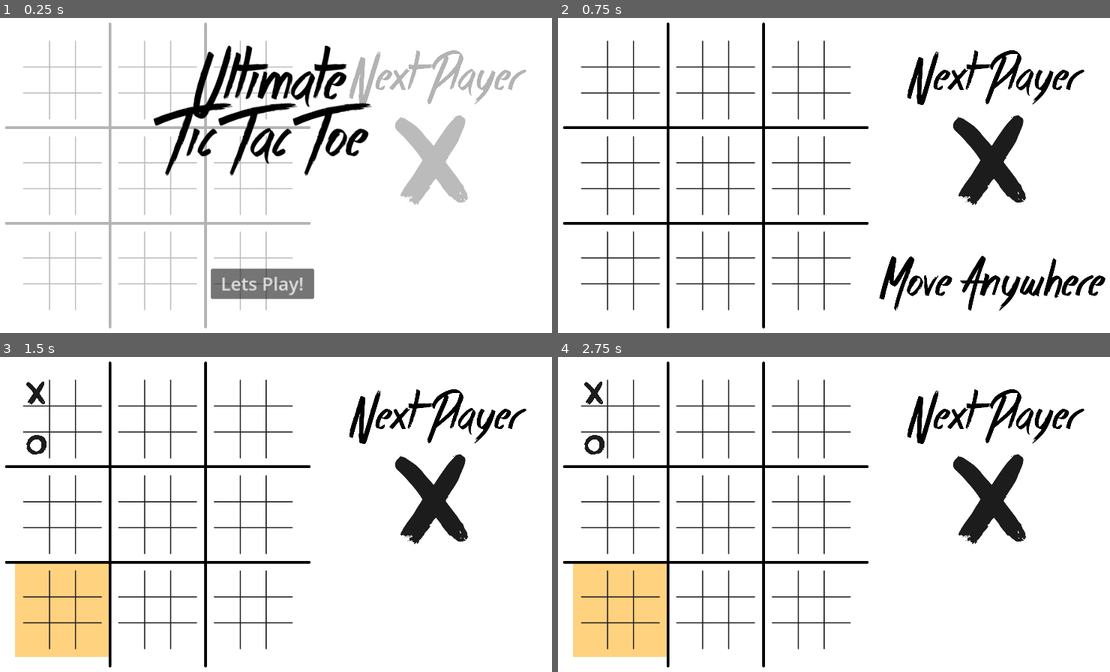
Above: before the commit, frames 1-4 (two rows, left to right).
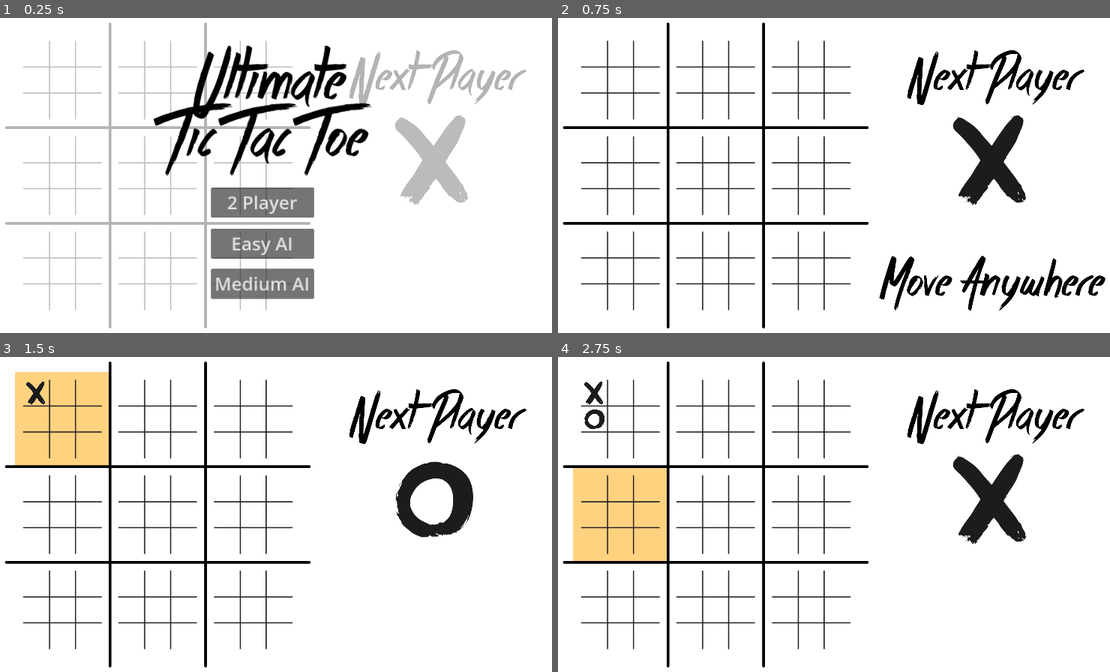
Above: after the commit, the same moments.

Repository: MadAvidCoder/Ultimate-Tic-Tac-Toe
Game: Godot game, scene res://main.tscn
Same seed, same stepped clock (60 frames per second), same inputs: the game is played once before the commit and once after it.
Inputs (mouse positions are in pixels of both pictures, inside the frame that each line leads up to):
- Up to frame 1 (0.25 s): no input
- Up to frame 2 (0.75 s): click "Lets Play!" (after the commit: "2 Player") at 0.5 s
- Up to frame 3 (1.5 s): tap Enter at 1.25 s; move the mouse to (38, 391) at 1.27 s; press the mouse at (38, 391) at 1.28 s
- Up to frame 4 (2.75 s): tap Space at 2 s; move the mouse to (596, 420) at 2.02 s; release the mouse at (596, 420) at 2.03 s; click (596, 420) at 2.1 s

The runs differ from the first frame. In frame 1, 4.0% of the frame differs, in the area x 38-57%, y 53-89%; in frame 2, nothing differs; in frame 3, 12%, in the area x 2-86%, y 4-96%; in frame 4, 10%.

Commit message:
Add two difficulties of AI
Added a medium AI opponent, and updated the start screen.

Diff:
--- a/project/main.gd
+++ b/project/main.gd
@@ -22,6 +22,7 @@
 var win_overlay
 var win_mark
 var begin
+var difficulty
 
 func _ready() -> void:
 	child_areas = []
@@ -84,7 +85,8 @@
 			big_marks.append(get_node("BigMarks/"+i+j))
 			big_sprites.append(get_node("BigMarks/"+i+j+"/Sprite"))
 
-	ai = true
+	ai = false
+	difficulty = 2
 
 func reset() -> void:
 	next.frame = 0
@@ -112,6 +114,8 @@
 	won = []
 
 	shown = false
+
+	ai = false
 
 func _child_clicked(path):
 	path = str(path).split("/")[4].split("-")
@@ -139,6 +143,21 @@
 	return false
 
 func _on_play_pressed() -> void:
+	ai = false
+	begin.hide()
+	anywhere.show()
+	state = 1
+
+func _on_ai_1_pressed() -> void:
+	ai = true
+	difficulty = 1
+	begin.hide()
+	anywhere.show()
+	state = 1
+
+func _on_ai_2_pressed() -> void:
+	ai = true
+	difficulty = 2
 	begin.hide()
 	anywhere.show()
 	state = 1
@@ -209,38 +228,90 @@
 							indicator.show()
 				click_buffer = 0
 		else:
-			var chosen
-			var big = cur_big_square
-			if cur_big_square == -1:
-				big = allowed_big().pick_random()
-			chosen = allowed_small(big).pick_random()
-			child_sprites[big][chosen].frame = next.frame
-			child_sprites[big][chosen].show()
-			if check_won(big, next.frame):
-				won.append(big)
-				big_sprites[big].frame = next.frame
-				big_marks[big].show()
-				if check_won(-1, next.frame):
-					state = 2
-					winner = next.frame
-			elif check_full(big):
-				won.append(big)
-				big_sprites[big].visible = false
-				big_marks[big].show()
-				if len(won) == 9:
-					state = 2
-					winner = 2
-			if winner == -1:
-				next.frame = not next.frame
-				cur_big_square = chosen
-				if cur_big_square in won:
-					cur_big_square = -1
-					anywhere.show()
-					indicator.hide()
-				else:
-					anywhere.hide()
-					indicator.position = indicator_positions[cur_big_square]
-					indicator.show()
+			## Random Move
+			if difficulty == 1:
+				var chosen
+				var big = cur_big_square
+				if cur_big_square == -1:
+					big = allowed_big().pick_random()
+				chosen = allowed_small(big).pick_random()
+				child_sprites[big][chosen].frame = next.frame
+				child_sprites[big][chosen].show()
+				if check_won(big, next.frame):
+					won.append(big)
+					big_sprites[big].frame = next.frame
+					big_marks[big].show()
+					if check_won(-1, next.frame):
+						state = 2
+						winner = next.frame
+				elif check_full(big):
+					won.append(big)
+					big_sprites[big].visible = false
+					big_marks[big].show()
+					if len(won) == 9:
+						state = 2
+						winner = 2
+				if winner == -1:
+					next.frame = not next.frame
+					cur_big_square = chosen
+					if cur_big_square in won:
+						cur_big_square = -1
+						anywhere.show()
+						indicator.hide()
+					else:
+						anywhere.hide()
+						indicator.position = indicator_positions[cur_big_square]
+						indicator.show()
+			elif difficulty == 2:
+				var chosen
+				var big = cur_big_square
+				if cur_big_square == -1:
+					big = allowed_big().pick_random()
+				for choice in allowed_small(big):
+					child_sprites[big][choice].frame = next.frame
+					child_sprites[big][choice].show()
+					if check_won(big, next.frame):
+						chosen = choice
+						break
+					child_sprites[big][choice].hide()
+				if not chosen:
+					for choice in allowed_small(big):
+						child_sprites[big][choice].frame = not next.frame
+						child_sprites[big][choice].show()
+						if check_won(big, not next.frame):
+							chosen = choice
+							child_sprites[big][choice].frame = next.frame
+							break
+						child_sprites[big][choice].hide()
+				if not chosen:
+					chosen = allowed_small(big).pick_random()
+					child_sprites[big][chosen].frame = next.frame
+					child_sprites[big][chosen].show()
+				if check_won(big, next.frame):
+					won.append(big)
+					big_sprites[big].frame = next.frame
+					big_marks[big].show()
+					if check_won(-1, next.frame):
+						state = 2
+						winner = next.frame
+				elif check_full(big):
+					won.append(big)
+					big_sprites[big].visible = false
+					big_marks[big].show()
+					if len(won) == 9:
+						state = 2
+						winner = 2
+				if winner == -1:
+					next.frame = not next.frame
+					if cur_big_square in won:
+						cur_big_square = -1
+						anywhere.show()
+						indicator.hide()
+					else:
+						anywhere.hide()
+						indicator.position = indicator_positions[cur_big_square]
+						indicator.show()
+
 	else:
 		if not shown:
 			anywhere.hide()
--- a/project/main.tscn
+++ b/project/main.tscn
@@ -1200,13 +1200,31 @@
 scale = Vector2(1.2, 1.2)
 texture = ExtResource("9_tsv3g")
 
-[node name="Play" type="Button" parent="Begin"]
+[node name="Play2" type="Button" parent="Begin"]
+offset_left = 477.0
+offset_top = 347.0
+offset_right = 675.0
+offset_bottom = 404.0
+theme_override_font_sizes/font_size = 35
+text = "2 Player"
+
+[node name="PlayAI1" type="Button" parent="Begin"]
+offset_left = 477.0
+offset_top = 426.0
+offset_right = 675.0
+offset_bottom = 483.0
+theme_override_font_sizes/font_size = 35
+text = "Easy AI"
+
+[node name="PlayAI2" type="Button" parent="Begin"]
 offset_left = 477.0
 offset_top = 503.0
 offset_right = 675.0
 offset_bottom = 560.0
 theme_override_font_sizes/font_size = 35
-text = "Lets Play!"
+text = "Medium AI"
 
 [connection signal="pressed" from="Win/Again" to="." method="_on_again_pressed"]
-[connection signal="pressed" from="Begin/Play" to="." method="_on_play_pressed"]
+[connection signal="pressed" from="Begin/Play2" to="." method="_on_play_pressed"]
+[connection signal="pressed" from="Begin/PlayAI1" to="." method="_on_ai_1_pressed"]
+[connection signal="pressed" from="Begin/PlayAI2" to="." method="_on_ai_2_pressed"]
